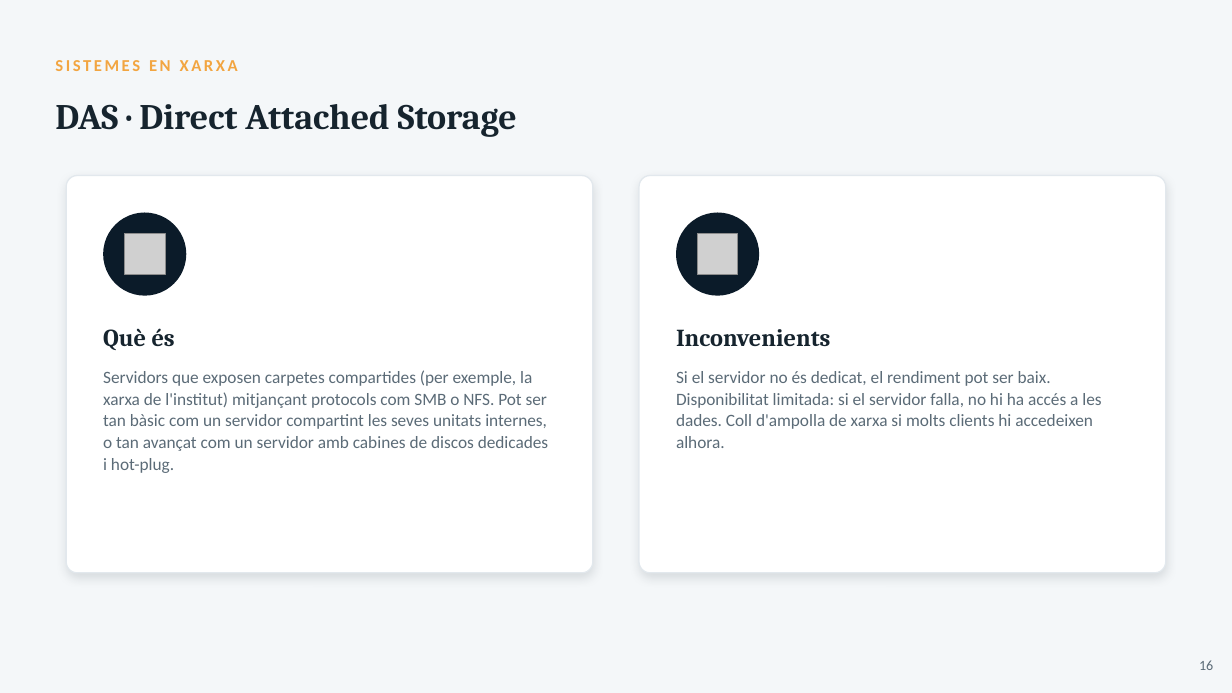
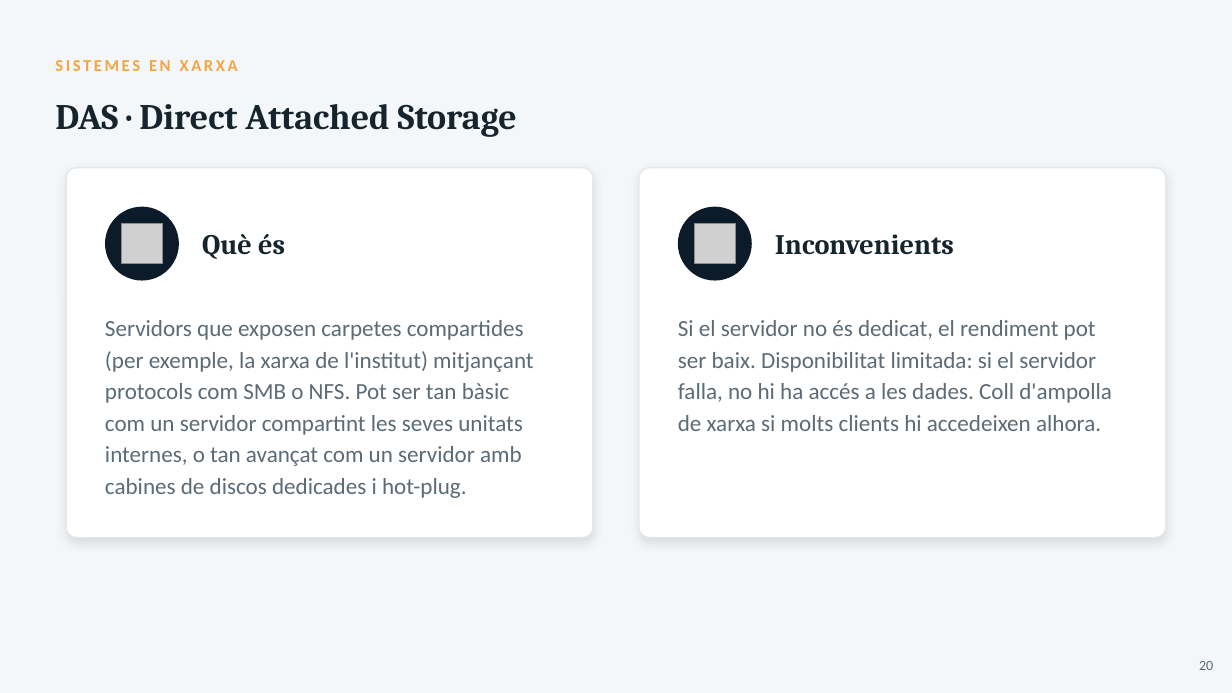
Before and after one commit to joansanchezescudero/SMX_0226_Seguretat_Informatica, a slide deck: slide 20 of RA2 - Emmagatzematge i copies de seguretat/AA2 - Sistemes demmagatzematge/RA2_AA2_Sistemes_emmagatzematge.pptx (slide 16 before the commit). Drawn at 1232x693 pixels with LibreOffice and Linux fonts; fonts in the diff are those of the drawing; grey boxes stand for pictures. Boxes give left, top, right and bottom in pixels: in the first picture for what was removed or moved away, otherwise in the second. Text is boxed around its words. In the diff, an @@ line names an element or a change of style, - is before the commit and + after.

```diff
--- a/RA2 - Emmagatzematge i copies de seguretat/AA2 - Sistemes demmagatzematge/RA2_AA2_Sistemes_emmagatzematge.pptx
+++ b/RA2 - Emmagatzematge i copies de seguretat/AA2 - Sistemes demmagatzematge/RA2_AA2_Sistemes_emmagatzematge.pptx
@@ rounded rectangle resized from (x1=67, y1=176, x2=593, y2=573) to (x1=67, y1=168, x2=593, y2=538) @@
@@ rounded rectangle resized from (x1=640, y1=176, x2=1166, y2=573) to (x1=640, y1=168, x2=1166, y2=538) @@
@@ ellipse resized from (x1=104, y1=213, x2=187, y2=296) to (x1=105, y1=207, x2=179, y2=281) @@
@@ ellipse resized from (x1=677, y1=213, x2=760, y2=296) to (x1=678, y1=207, x2=752, y2=281) @@
@@ picture moved from (x1=125, y1=234, x2=165, y2=274) to (x1=122, y1=224, x2=163, y2=264) @@
@@ text "Què és" moved from (x1=103, y1=328, x2=175, y2=350) to (x1=202, y1=234, x2=285, y2=259) @@
@@ text "Què és" at (x1=202, y1=234, x2=285, y2=259): size 19 to 22 pt @@
@@ picture moved from (x1=698, y1=234, x2=738, y2=274) to (x1=695, y1=224, x2=736, y2=264) @@
@@ text "Inconvenients" at (x1=775, y1=234, x2=954, y2=255): size 19 to 22 pt @@
@@ text "Inconvenients" moved from (x1=676, y1=329, x2=830, y2=346) to (x1=775, y1=234, x2=954, y2=255) @@
@@ text "Servidors que exposen carpetes compartides ..." moved from (x1=103, y1=370, x2=548, y2=473) to (x1=105, y1=320, x2=533, y2=498) @@
@@ text "Servidors que exposen carpetes compartides ..." at (x1=105, y1=320, x2=533, y2=498): size 13.5 to 18 pt; line spacing 17pt to 24.5pt @@
@@ text "Si el servidor no és ..." at (x1=678, y1=320, x2=1112, y2=431): size 13.5 to 18 pt; line spacing 17pt to 24.5pt @@
@@ text "Si el servidor no és ..." moved from (x1=676, y1=371, x2=1101, y2=448) to (x1=678, y1=320, x2=1112, y2=431) @@
@@ text at (x1=1199, y1=661, x2=1213, y2=670): text changed @@
-16
+20
```
Also in this commit, not shown: 23 other slides changed, 5 slides added, 22 other files.
